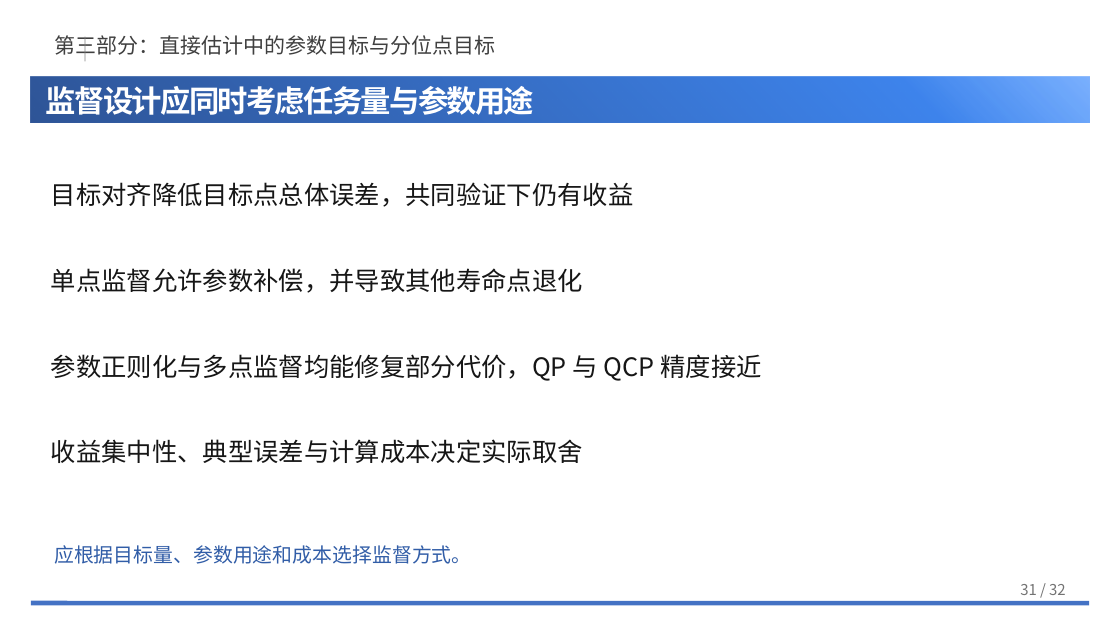
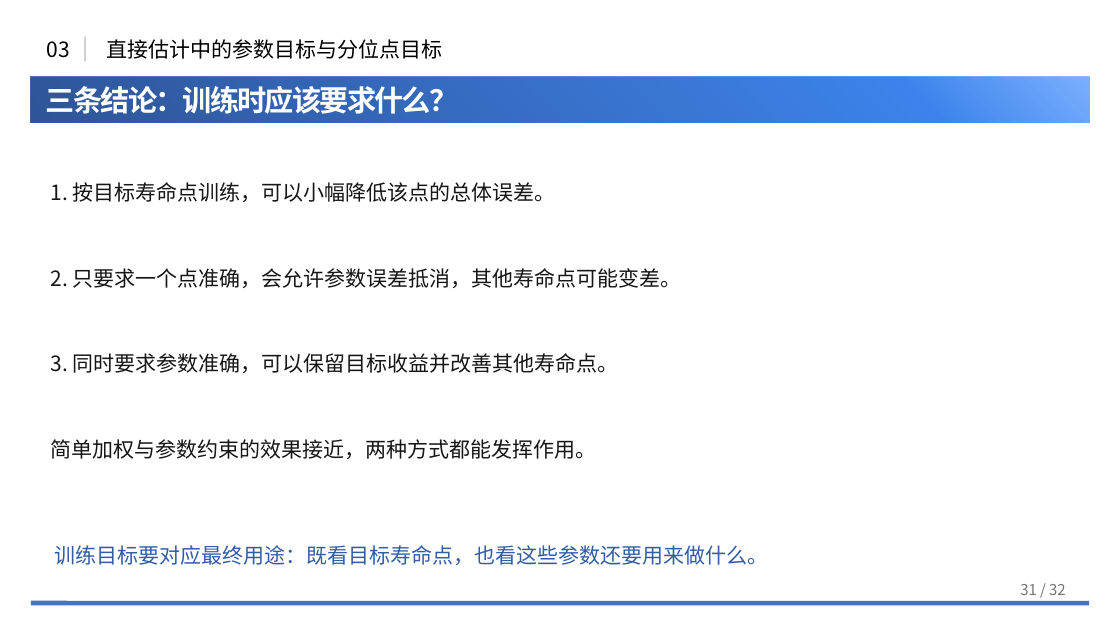
Before and after one commit to NEUwpy/weibull.work, a slide deck: slide 31 of docs/组会汇报/2026-09-三项研究更新汇报/260907组会.pptx. Drawn at 1120x630 pixels with LibreOffice and Linux fonts; fonts in the diff are those of the drawing; background and template pictures are left out. Boxes give left, top, right and bottom in pixels: in the first picture for what was removed or moved away, otherwise in the second. Text is boxed around its words. In the diff, an @@ line names an element or a change of style, - is before the commit and + after.

Commit message:
梳理组会汇报逻辑与结论并清理防御性表述

```diff
--- a/docs/组会汇报/2026-09-三项研究更新汇报/260907组会.pptx
+++ b/docs/组会汇报/2026-09-三项研究更新汇报/260907组会.pptx
@@ text added at box(46, 41, 69, 58), 18 pt, text #000000 @@
+03
@@ text at box(106, 39, 442, 59): text changed; text colour #404040 to #000000 @@
-第三部分：直接估计中的参数目标与分位点目标
+直接估计中的参数目标与分位点目标
@@ text at box(46, 86, 458, 114): text changed; size 26 to 25 pt @@
-监督设计应同时考虑任务量与参数用途
+三条结论：训练时应该要求什么？
@@ text at box(51, 182, 556, 202): text changed; size 21.8 to 18 pt @@
-目标对齐降低目标点总体误差，共同验证下仍有收益
+1. 按目标寿命点训练，可以小幅降低该点的总体误差。
@@ text at box(51, 268, 682, 288): text changed; size 21.8 to 18 pt @@
-单点监督允许参数补偿，并导致其他寿命点退化
+2. 只要求一个点准确，会允许参数误差抵消，其他寿命点可能变差。
@@ text at box(51, 353, 619, 373): text changed; size 21.8 to 18 pt @@
-参数正则化与多点监督均能修复部分代价，QP 与 QCP 精度接近
+3. 同时要求参数准确，可以保留目标收益并改善其他寿命点。
@@ text at box(51, 439, 597, 459): text changed; size 21.8 to 18 pt @@
-收益集中性、典型误差与计算成本决定实际取舍
+简单加权与参数约束的效果接近，两种方式都能发挥作用。
@@ text at box(54, 545, 768, 565): text changed; size 17 to 18 pt @@
-应根据目标量、参数用途和成本选择监督方式。
+训练目标要对应最终用途：既看目标寿命点，也看这些参数还要用来做什么。
```
Also in this commit, not shown: 27 other slides changed, 3 slides added, 3 slides removed, 4 other files.
